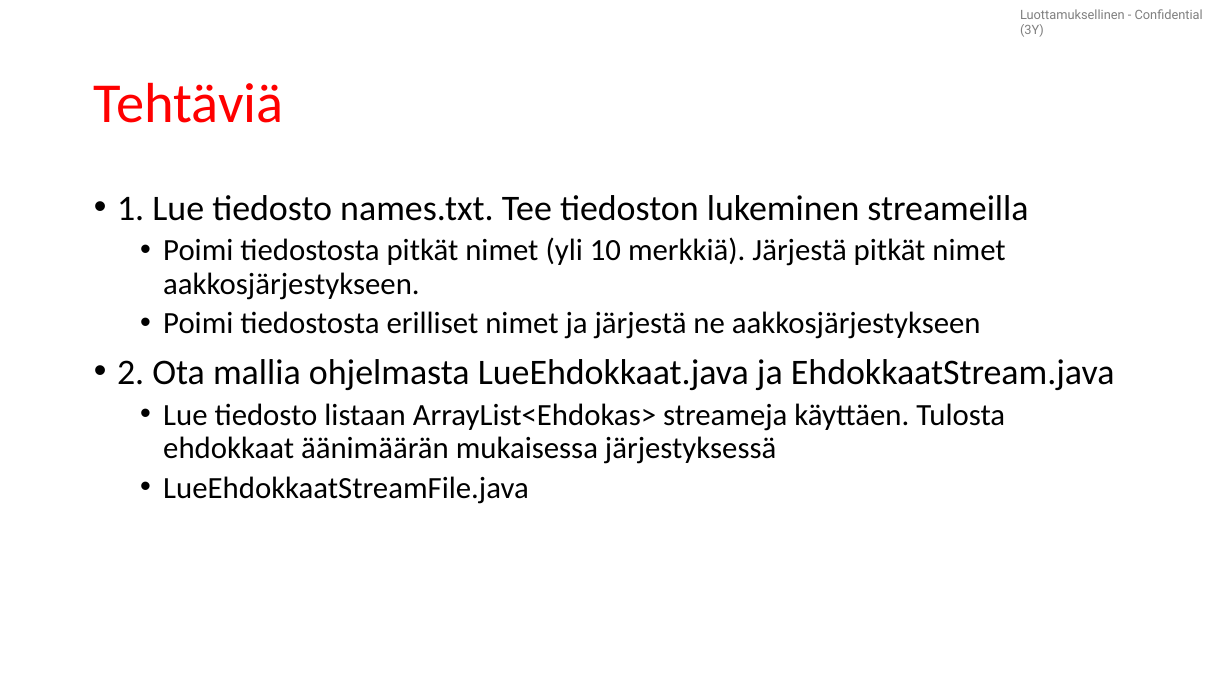
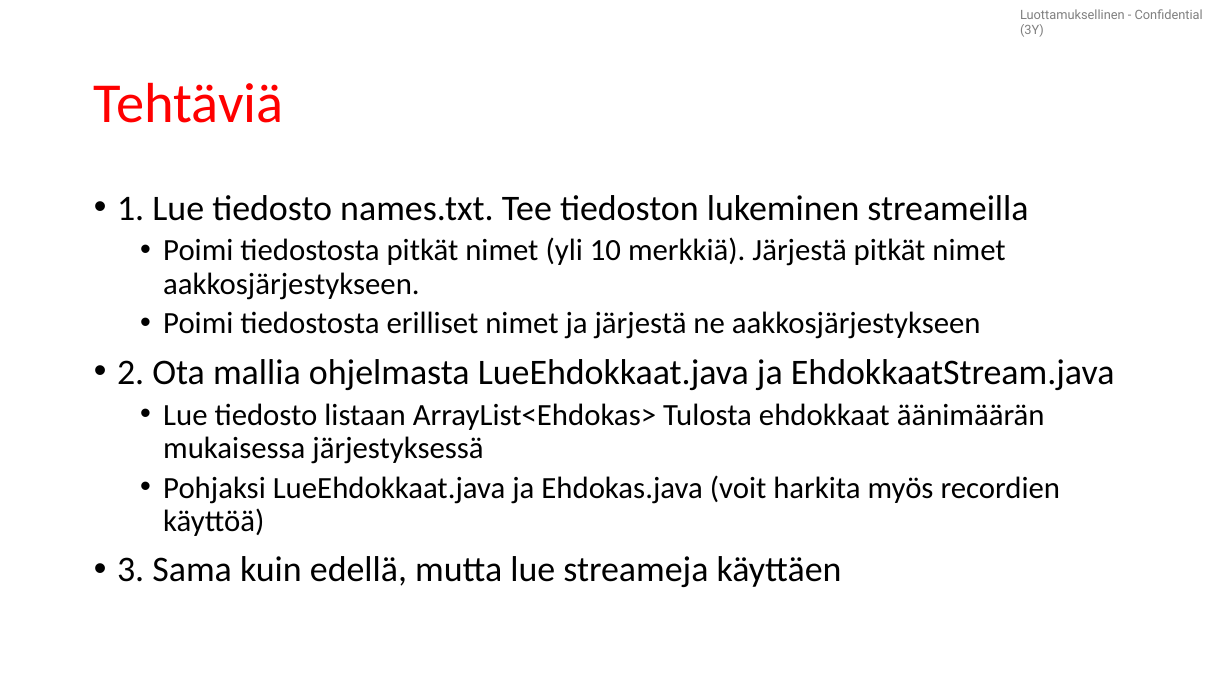
Before and after one commit to lpemake/TrakTite25, a slide deck: slide 145 of Tietorakenteet ja algoritmit TITE25.pptx. Drawn at 1232x693 pixels with LibreOffice and Linux fonts; fonts in the diff are those of the drawing. Boxes give left, top, right and bottom in pixels: in the first picture for what was removed or moved away, otherwise in the second. Text is boxed around its words. In the diff, an @@ line names an element or a change of style, - is before the commit and + after.

```diff
--- a/Tietorakenteet ja algoritmit TITE25.pptx
+++ b/Tietorakenteet ja algoritmit TITE25.pptx
@@ text at <box>117,403,1061,587</box>: text changed @@
-  • Lue tiedosto listaan ArrayList<Ehdokas> streameja käyttäen. Tulosta ehdokkaat äänimäärän mukaisessa järjestyksessä
-  • LueEhdokkaatStreamFile.java
+  • Lue tiedosto listaan ArrayList<Ehdokas> Tulosta ehdokkaat äänimäärän mukaisessa järjestyksessä
+  • Pohjaksi LueEhdokkaat.java ja Ehdokas.java (voit harkita myös recordien käyttöä)
+• 3. Sama kuin edellä, mutta lue streameja käyttäen
```
Also in this commit, not shown: 1 other slide changed.
